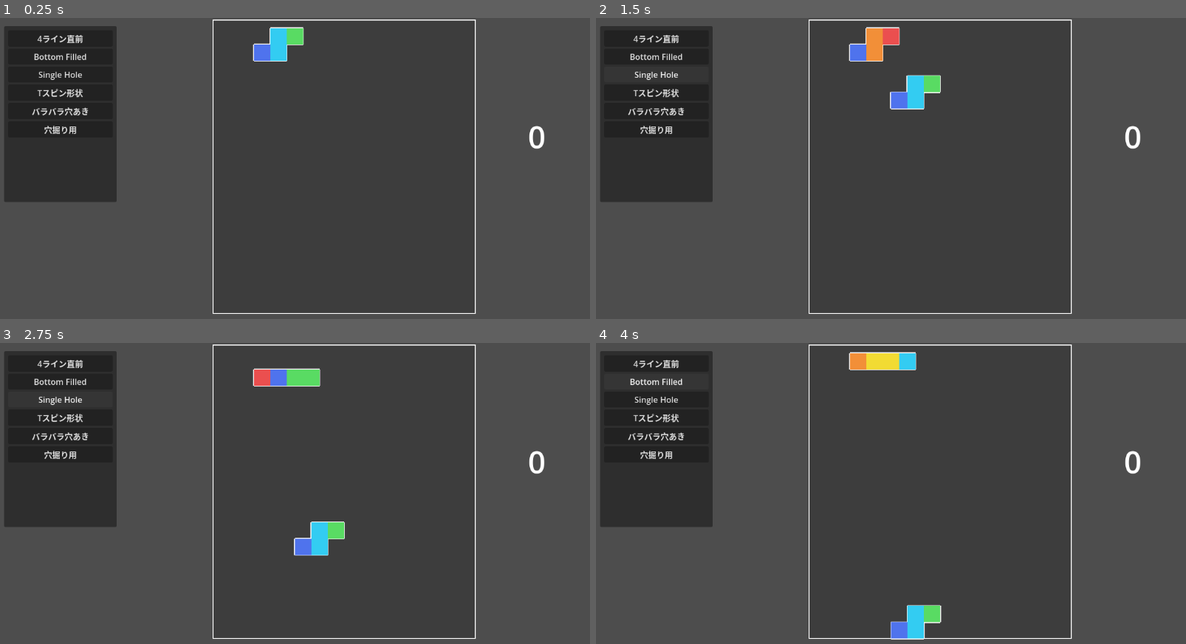
Above: before the commit, frames 1-4 (two rows, left to right).
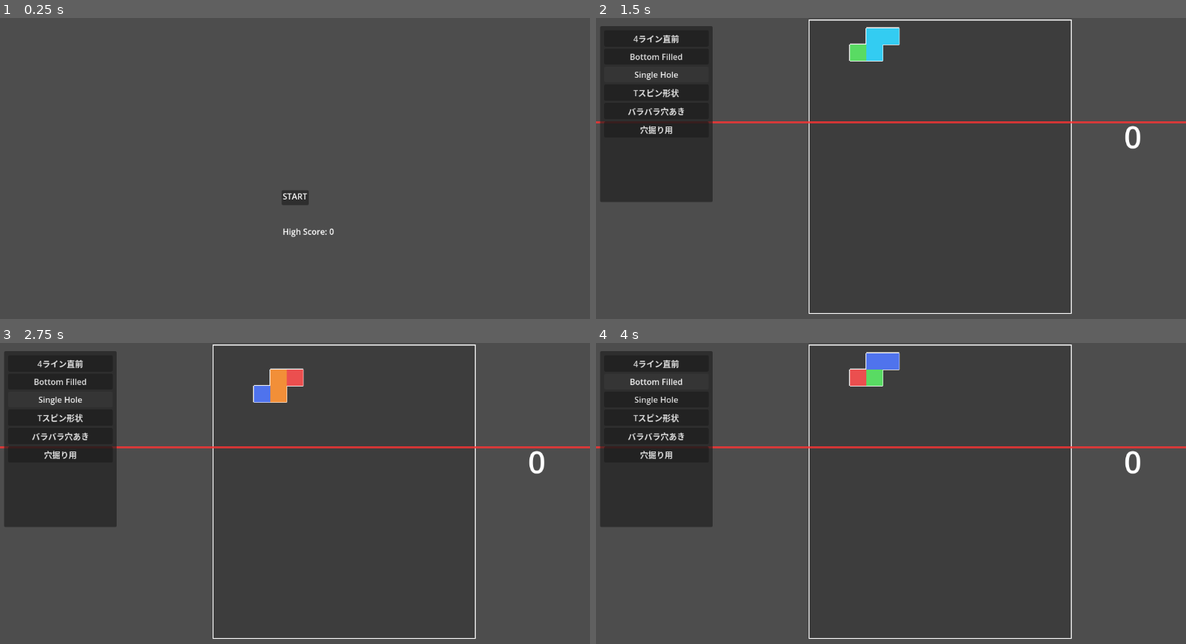
Above: after the commit, the same moments.

Repository: GameChikin/tonton-tetoris
Game: Godot game, scene res://title.tscn
The game is run twice, just before and just after one commit, with the same random seed, the same clock (stepped at 60 frames per second) and the same inputs. Before the commit the project starts from res://Main.tscn.
Inputs (mouse positions are in pixels of both pictures, inside the frame that each line leads up to):
- Up to frame 1 (0.25 s): no input
- Up to frame 2 (1.5 s): click (891, 198) at 0.52 s; click "Single Hole" at 1.25 s
- Up to frame 3 (2.75 s): click "Single Hole" at 2 s
- Up to frame 4 (4 s): click "4ライン直前" at 2.75 s; click "Bottom Filled" at 3.5 s

The runs differ from the first frame. In frame 1, 13% of the frame differs, in the area x 0-93%, y 0-99%; in frame 2, 1.9%; in frame 3, 2.3%; in frame 4, 2.3%.

Commit message:
Title、Gameover　追加。
ゲームオーバー条件は、ラインを一定時間越えると、にした

Diff:
--- a/Board.gd
+++ b/Board.gd
@@ -1130,3 +1130,24 @@
 		right_shape.shape = right_rect
 		right_shape.position = Vector2(pixel_width + wall_thickness / 2.0, pixel_height / 2.0)
 		physics_frame.call_deferred("add_child", right_shape)
+
+
+func check_deadline_exceeded(y_threshold: float) -> bool:
+	for child in get_children():
+		if child is Tetromino and child.get("_is_locked"):
+			# プレイヤーが操作中のブロックや、ドッキングアニメーション中のものは除外
+			var is_dragging = child.get("_is_dragging_by_player") if "_is_dragging_by_player" in child else false
+			var is_animating = child.get("_is_docking_animating") if "_is_docking_animating" in child else false
+			if is_dragging or is_animating:
+				continue
+
+			# 速度がほぼゼロ（物理的に静止している）ブロックのみを判定対象とする
+			var v_len = child.linear_velocity.length()
+			var a_len = abs(child.angular_velocity)
+			if v_len < 10.0 and a_len < 2.0:
+				for block in child.get_children():
+					if block is CollisionShape2D and not block.disabled:
+						# Godotでは画面上部に行くほどY座標が小さくなる
+						if block.global_position.y < y_threshold:
+							return true
+	return false
--- a/GameSettings.gd
+++ b/GameSettings.gd
@@ -6,31 +6,58 @@
 @export var board_width_cells: int = 10
 ## 盤面の高さ（マス数）です。
 @export var board_height_cells: int = 20
-@export_enum("Tetris", "Puyo") var current_rule: int = 0 # 0: Tetris, 1: Puyo
+## 現在のゲームルールです。0がテトリス風（横一列で消去）、1がぷよぷよ風（隣接数で消去）として扱われます。
+@export_enum("Tetris", "Puyo") var current_rule: int = 0
+## 下入力でブロックを叩き落とす（トントン落下）際の、落下の速さです。
 @export var tonton_drop_speed: float = 0.02
+## トントン落下が発動した際に、一度に落下させる距離（ピクセル）です。
 @export var tonton_drop_distance: int = 20
+## ブロックが消滅するために必要な条件です（テトリスなら横一列に必要なマス数、ぷよぷよなら隣接必要なブロック数）。
 @export var clear_threshold: int = 8
+## ブロックが揃ってから、実際に消滅（爆発）するまでの待機時間（秒）です。連鎖の演出に使われます。
 @export var line_clear_hold_time: float = 1.5
+## 盤面の物理的な横幅（ピクセル）です。当たり判定やUIの基準サイズとして使用されます。
 @export var board_width_px: float = 320.0
+## ブロック消滅時や激しい衝突時に発生する、衝撃波エフェクトの判定半径です。
 @export var shockwave_radius: float = 96.0
+## 衝撃波エフェクトを描画する際の、半透明度（0.0〜1.0）です。
 @export var shockwave_fill_alpha: float = 0.3
+## 連鎖が発生した際、次の連鎖判定が行われるまでの間隔（秒）です。
 @export var chain_interval_time: float = 0.3
 
 @export_group("Tetromino Physics & Snap")
+## ブロックの移動速度がこの値を下回ると、「静止した」とみなされやすくなります。
 @export var sleep_threshold_velocity: float = 15.0
+## 速度がしきい値を下回ってから、実際に物理演算がスリープ（盤面にロック）されるまでの猶予時間（秒）です。
 @export var sleep_delay_time: float = 0.2
+## ブロックが空中で正しい角度（90度単位）に自動補正されようとする力の強さです。
 @export var snap_rotation_strength: float = 12.0
+## 角度の自動補正が有効になる、ズレの限界角度（度）です。これ以上傾いていると補正されません。
 @export var snap_rotation_limit: float = 25.0
+## ブロックがマスの中心（X座標）に自動で引き寄せられる力の強さです。
 @export var snap_x_strength: float = 8.0
+## X座標の引き寄せが有効になる、マス中心からのズレの限界距離（ピクセル）です。
 @export var snap_x_limit: float = 12.0
+## 盤面や他のブロックに対して、磁石のように吸着する処理の判定半径です。
 @export var magnetic_snap_radius: float = 48.0
+## 磁石のような吸着処理が始まってから、完了するまでの時間（秒）です。
 @export var magnetic_snap_duration: float = 0.2
+## 一度の判定で、同時に自動結合（ドッキング）できるブロックの最大数です。
 @export var max_auto_dock_blocks: int = 4
 
 @export_group("AI Settings")
+## AIによる自動操作（デモプレイや敵など）を有効にするかどうかの設定です。
 @export var ai_enabled: bool = true
+## AIが次の行動（移動や回転）を起こすまでの思考時間・待機時間（秒）です。短いほど強くなります。
 @export var ai_action_delay: float = 0.5
+## AIがブロックを落下させる際などの、基準点（中心）からの横ズレの許容幅です。
 @export var drop_center_offset: float = 160.0
+
+@export_group("Game Over Settings")
+## ゲームオーバー判定となるデッドラインの高さ（Boardの中心からの相対距離）です。マイナス値で上方向を指定します。
+@export var game_over_y_threshold: float = -300.0
+## ブロックがデッドラインを越えてから、実際にゲームオーバーになるまでの猶予時間（秒）です。
+@export var game_over_grace_period: float = 2.0
 
 
 func print_all_settings() -> void:
--- a/Main.gd
+++ b/Main.gd
@@ -10,6 +10,10 @@
 var effect_manager: EffectManager
 var active_tetromino: Tetromino
 var _is_busy: bool = false
+var game_settings: GameSettings = preload("res://game_settings.tres")
+var deadline_line: Line2D
+var warning_rect: ColorRect
+var game_over_timer: float = 0.0
 
 
 func _ready() -> void:
@@ -32,6 +36,22 @@
 	if is_instance_valid(ai_controller):
 		ai_controller.setup(self)
 
+	deadline_line = get_node_or_null("DeadlineLine")
+	warning_rect = get_node_or_null("WarningRect")
+
+	# 警告線の初期設定 (Y=0を基準に生成。位置は_processで動的に更新する)
+	if is_instance_valid(deadline_line):
+		deadline_line.clear_points()
+		deadline_line.add_point(Vector2(-5000, 0))
+		deadline_line.add_point(Vector2(5000, 0))
+		deadline_line.default_color = Color(1.0, 0.2, 0.2, 0.8) # 薄い赤色
+		deadline_line.width = 4.0
+
+	# 警告背景の初期設定
+	if is_instance_valid(warning_rect):
+		warning_rect.size = Vector2(10000, 5000)
+		warning_rect.color = Color(1.0, 0.0, 0.0, 0.0) # 透明
+
 
 func _input(event: InputEvent) -> void:
 	if not event.is_action_pressed("tonton"):
@@ -66,6 +86,48 @@
 	active_tetromino = instance
 
 
+func _process(delta: float) -> void:
+	if _is_busy:
+		return
+
+	if is_instance_valid(board) and board.has_method("check_deadline_exceeded"):
+		var threshold_offset = 0.0
+		var grace = 2.0
+		# 追加したクラス変数から直接安全に読み取る
+		if is_instance_valid(game_settings):
+			threshold_offset = game_settings.game_over_y_threshold
+			grace = game_settings.game_over_grace_period
+
+		var ref_node = board.get_node_or_null("BoardPhysicsFrame")
+		if not ref_node:
+			ref_node = board
+
+		# 現在のデッドラインの絶対Y座標
+		var current_deadline_y = ref_node.global_position.y + threshold_offset
+
+		# UIの追従
+		if is_instance_valid(deadline_line):
+			deadline_line.global_position = Vector2(0, current_deadline_y)
+		if is_instance_valid(warning_rect):
+			warning_rect.global_position = Vector2(-5000, current_deadline_y - 5000)
+
+		# 判定
+		if board.check_deadline_exceeded(current_deadline_y):
+			game_over_timer += delta
+			if is_instance_valid(warning_rect):
+				var warning_alpha = clamp(game_over_timer / grace, 0.0, 1.0) * 0.4
+				warning_rect.color = Color(1.0, 0.0, 0.0, warning_alpha)
+
+			if game_over_timer >= grace:
+				if is_instance_valid(warning_rect):
+					warning_rect.color = Color(1.0, 0.0, 0.0, 0.6)
+				game_over()
+		else:
+			game_over_timer = 0.0
+			if is_instance_valid(warning_rect):
+				warning_rect.color = Color(1.0, 0.0, 0.0, 0.0)
+
+
 func _on_active_tetromino_locked() -> void:
 	active_tetromino = null
 	_spawn_tetromino()
@@ -106,3 +168,35 @@
 		board.force_set_grid_from_data(preset_matrix)
 
 	_spawn_tetromino()
+
+
+func game_over() -> void:
+	if _is_busy: return
+	_is_busy = true
+
+	if is_instance_valid(active_tetromino):
+		active_tetromino.pause_input()
+		active_tetromino.freeze = true
+
+	var final_score = 0
+	var max_chain = 0
+	var score_mgr = get_node_or_null("ScoreManager")
+	if is_instance_valid(score_mgr):
+		final_score = score_mgr.current_score
+		if score_mgr.has_method("get_max_chain"):
+			max_chain = score_mgr.get_max_chain()
+
+	SaveManager.update_score(final_score, max_chain)
+
+	# リザルトUIの表示（存在する場合）
+	var result_ui = get_node_or_null("ResultUI")
+	if is_instance_valid(result_ui):
+		result_ui.show()
+		if result_ui.has_method("show_result"):
+			result_ui.show_result(final_score, max_chain, SaveManager.high_score)
+
+func retry_game() -> void:
+	get_tree().reload_current_scene()
+
+func go_to_title() -> void:
+	get_tree().change_scene_to_file("res://Title.tscn")
--- a/Main.tscn
+++ b/Main.tscn
@@ -118,3 +118,55 @@
 
 [node name="AIController" type="Node" parent="." unique_id=1157340028]
 script = ExtResource("8_trn2v")
+
+[node name="ResultUI" type="CanvasLayer" parent="." unique_id=871343484]
+visible = false
+
+[node name="Button_Retry" type="Button" parent="ResultUI" unique_id=700042560]
+offset_left = 613.0
+offset_top = 315.0
+offset_right = 621.0
+offset_bottom = 323.0
+
+[node name="Button2" type="Button" parent="ResultUI" unique_id=256285867]
+offset_left = 618.0
+offset_top = 321.0
+offset_right = 626.0
+offset_bottom = 329.0
+
+[node name="Label" type="Label" parent="ResultUI" unique_id=373656617]
+anchors_preset = 8
+anchor_left = 0.5
+anchor_top = 0.5
+anchor_right = 0.5
+anchor_bottom = 0.5
+offset_left = -44.0
+offset_top = -49.0
+offset_right = 44.0
+offset_bottom = -26.0
+grow_horizontal = 2
+grow_vertical = 2
+text = "GAMEOVER"
+
+[node name="Label2" type="Label" parent="ResultUI" unique_id=1826322163]
+anchors_preset = 8
+anchor_left = 0.5
+anchor_top = 0.5
+anchor_right = 0.5
+anchor_bottom = 0.5
+offset_left = -44.0
+offset_top = -24.0
+offset_right = 44.0
+offset_bottom = -1.0
+grow_horizontal = 2
+grow_vertical = 2
+text = "SCORE"
+
+[node name="DeadlineLine" type="Line2D" parent="." unique_id=223872109]
+
+[node name="WarningRect" type="ColorRect" parent="." unique_id=1059526404]
+offset_right = 40.0
+offset_bottom = 40.0
+
+[connection signal="pressed" from="ResultUI/Button_Retry" to="." method="retry_game"]
+[connection signal="pressed" from="ResultUI/Button2" to="." method="go_to_title"]
--- /dev/null
+++ b/SaveManager.gd
@@ -0,0 +1,37 @@
+extends Node
+
+const SAVE_FILE_PATH = "user://save_data.save"
+
+var high_score: int = 0
+var max_chain_all_time: int = 0
+
+func _ready() -> void:
+	load_data()
+
+func load_data() -> void:
+	if FileAccess.file_exists(SAVE_FILE_PATH):
+		var file = FileAccess.open(SAVE_FILE_PATH, FileAccess.READ)
+		var data = file.get_var()
+		if data is Dictionary:
+			high_score = data.get("high_score", 0)
+			max_chain_all_time = data.get("max_chain", 0)
+
+func save_data() -> void:
+	var file = FileAccess.open(SAVE_FILE_PATH, FileAccess.WRITE)
+	var data = {
+		"high_score": high_score,
+		"max_chain": max_chain_all_time
+	}
+	file.store_var(data)
+
+func update_score(current_score: int, current_max_chain: int) -> void:
+	var updated = false
+	if current_score > high_score:
+		high_score = current_score
+		updated = true
+	if current_max_chain > max_chain_all_time:
+		max_chain_all_time = current_max_chain
+		updated = true
+
+	if updated:
+		save_data()
--- a/ScoreManager.gd
+++ b/ScoreManager.gd
@@ -9,6 +9,7 @@
 var current_score: int = 0
 var displayed_score: int = 0
 var _label: Label
+var current_max_chain: int = 0
 
 func _ready() -> void:
 	_label = get_node_or_null(score_label_path) as Label
@@ -19,6 +20,9 @@
 	var chain: int = 1
 	if data.has("chain"):
 		chain = data["chain"]
+
+	if chain > current_max_chain:
+		current_max_chain = chain
 
 	if rule == 0: # Tetris
 		earned_score = _calculate_tetris_score(data)
@@ -31,6 +35,9 @@
 	current_score += earned_score
 	_spawn_popup(popup_position, earned_score, chain)
 	_animate_score(earned_score, chain)
+
+func get_max_chain() -> int:
+	return current_max_chain
 
 
 func _calculate_tetris_score(data: Dictionary) -> int:
--- /dev/null
+++ b/Title.gd
@@ -0,0 +1,16 @@
+extends Control
+
+@export var start_button_path: NodePath
+@export var high_score_label_path: NodePath
+
+func _ready() -> void:
+	var btn = get_node_or_null(start_button_path) as Button
+	if is_instance_valid(btn):
+		btn.pressed.connect(_on_start_pressed)
+
+	var lbl = get_node_or_null(high_score_label_path) as Label
+	if is_instance_valid(lbl):
+		lbl.text = "High Score: " + str(SaveManager.high_score)
+
+func _on_start_pressed() -> void:
+	get_tree().change_scene_to_file("res://Main.tscn")
--- a/game_settings.tres
+++ b/game_settings.tres
@@ -15,3 +15,5 @@
 max_auto_dock_blocks = 8
 ai_action_delay = 1.0
 drop_center_offset = 80.0
+game_over_y_threshold = 200.0
+game_over_grace_period = 1.5
--- a/project.godot
+++ b/project.godot
@@ -11,9 +11,13 @@
 [application]
 
 config/name="tontonTetoris"
-run/main_scene="res://Main.tscn"
+run/main_scene="uid://drqfaiu4ds7hu"
 config/features=PackedStringArray("4.6", "Forward Plus")
 config/icon="res://icon.svg"
+
+[autoload]
+
+SaveManager="*uid://4is0fe1u5qho"
 
 [editor]
 
--- /dev/null
+++ b/title.tscn
@@ -0,0 +1,37 @@
+[gd_scene format=3 uid="uid://drqfaiu4ds7hu"]
+
+[ext_resource type="Script" uid="uid://p7mijoo080q3" path="res://Title.gd" id="1_y7k74"]
+
+[node name="Title" type="Control" unique_id=1985170254]
+layout_mode = 3
+anchors_preset = 15
+anchor_right = 1.0
+anchor_bottom = 1.0
+grow_horizontal = 2
+grow_vertical = 2
+script = ExtResource("1_y7k74")
+start_button_path = NodePath("Button")
+high_score_label_path = NodePath("Score")
+
+[node name="Button" type="Button" parent="." unique_id=1036909532]
+layout_mode = 0
+offset_left = 550.0
+offset_top = 337.0
+offset_right = 603.0
+offset_bottom = 366.0
+
+[node name="Score_Title" type="Label" parent="." unique_id=1567524012]
+layout_mode = 0
+offset_left = 552.0
+offset_top = 337.0
+offset_right = 600.0
+offset_bottom = 360.0
+text = "START"
+
+[node name="Score" type="Label" parent="." unique_id=2116754709]
+layout_mode = 0
+offset_left = 552.0
+offset_top = 406.0
+offset_right = 600.0
+offset_bottom = 429.0
+text = "START"
Not shown, changed: .cursorrules
Not shown, added: movie/output.avi
